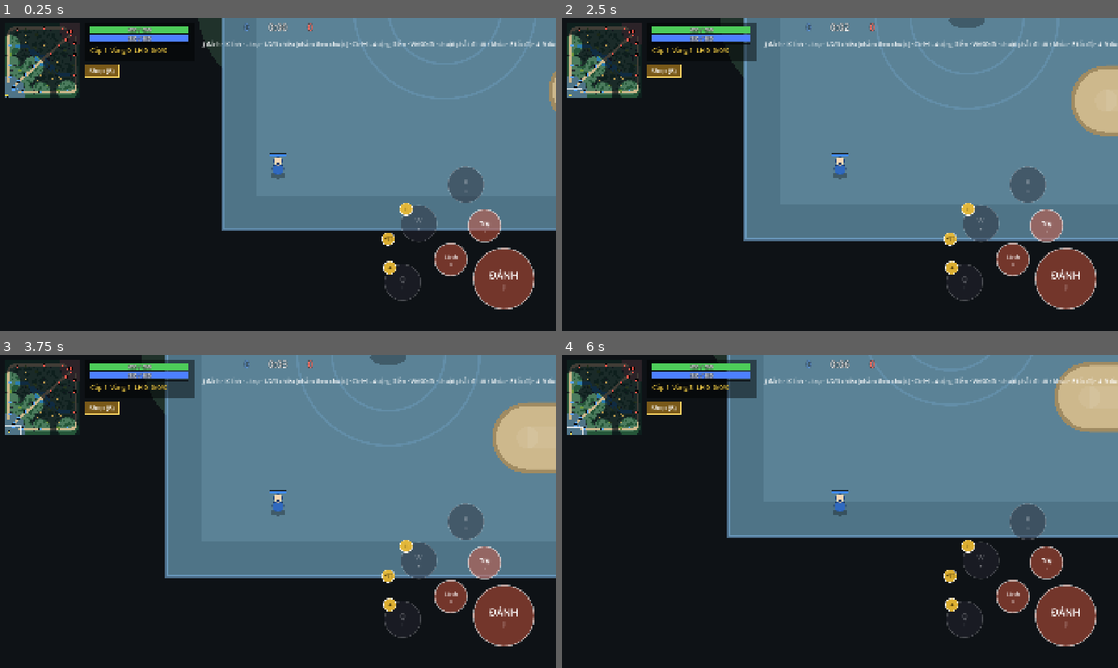
Above: before the commit, frames 1-4 (two rows, left to right).
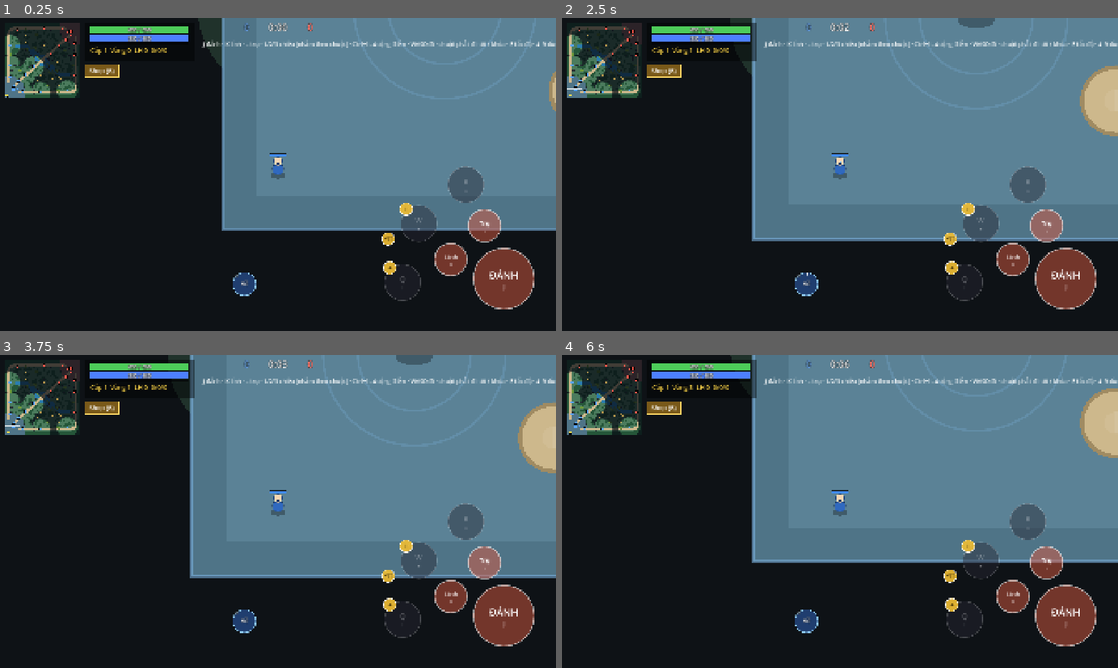
Above: after the commit, the same moments.

Repository: langhoangtien/clash-born-v2
Game: Godot game, scene res://app/match_scene.tscn
Two runs of this game, one before a commit and one after it. Both use one fixed random seed, a clock stepped at 60 frames per second and the inputs below. This scene is started directly instead of the project's main scene.
Inputs (mouse positions are in pixels of both pictures, inside the frame that each line leads up to):
- Up to frame 1 (0.25 s): no input
- Up to frame 2 (2.5 s): tap Enter at 0.5 s; drag from (656, 255) to (895, 105) at 0.52 s; drag from (1023, 237) to (812, 237) at 1.27 s; move the mouse to (1023, 237) at 2.02 s; hold D from 2.03 s (still down); tap 0 at 2.1 s; click (1023, 237) at 2.17 s; tap H at 2.3 s
- Up to frame 3 (3.75 s): release D at 2.75 s; drag from (44, 398) to (111, 464) at 2.77 s; drag from (278, 511) to (305, 511) at 3.52 s
- Up to frame 4 (6 s): tap Space at 4.25 s; drag from (840, 511) to (756, 433) at 4.27 s; move the mouse to (840, 511) at 5.02 s; hold S 5.03-5.75 s; tap K at 5.1 s; click (840, 511) at 5.17 s; tap H at 5.3 s; drag from (756, 433) to (728, 527) at 5.77 s

The runs differ from the first frame. In frame 1, 0.3% of the frame differs, in the area x 41-47%, y 81-89%; in frame 2, 2.3%; in frame 3, 5.2%; in frame 4, 11%, in the area x 0-100%, y 0-89%.

Commit message:
D-104: về thành kiểu Liên Quân (RCL), bot về thành khi rút lui
Co-Authored-By: Claude Opus 5.5 <noreply@anthropic.com>
Claude-Session: https://claude.ai/code/session_01U9XXiwXKA4KHDW2xJbUPmE

Diff:
--- a/app/match_scene.gd
+++ b/app/match_scene.gd
@@ -14,7 +14,7 @@
 const ATTACK_KEYS: Array[Key] = [KEY_J, KEY_K, KEY_L]
 const SPEEDS: Array[int] = [1, 2, 4, 8]
 const MENU_SCENE: String = "res://app/main.tscn"
-const HELP: String = "J đánh · K lính · L trụ · 1/2/3 chiêu (nhắm theo chuột) · Ctrl+1..4 cộng điểm · WASD đi · chuột phải: đi tới / khóa · F tốc độ · 4–9 dùng đồ · B shop · F2 ký hiệu map · Esc"
+const HELP: String = "J đánh · K lính · L trụ · 1/2/3 chiêu (nhắm theo chuột) · Ctrl+1..4 cộng điểm · WASD đi · chuột phải: đi tới / khóa · F tốc độ · 4–9 dùng đồ · H về thành · B shop · F2 ký hiệu map · Esc"
 
 @onready var map_view: MapView = $MapView
 @onready var units_view: UnitsView = $UnitsView
--- a/app/skill_controls.gd
+++ b/app/skill_controls.gd
@@ -26,6 +26,7 @@
 	talents.visible = false
 	if items != null:
 		items.item_tapped.connect(func(i: int) -> void: input.press_skill(Items.SLOT_BASE + i))  # ITM-07
+		items.recall_pressed.connect(func() -> void: world.submit(Command.recall(hero.id)))  # RCL-01
 		items.item_aimed.connect(func(i: int, aim: Vector2) -> void: input.press_skill_aimed(Items.SLOT_BASE + i, aim))
 		items.aim_changed.connect(func(i: int, aim: Vector2, active: bool) -> void: _show_aim(Items.SLOT_BASE + i, aim, active))
 
@@ -99,10 +100,15 @@
 		var ok: bool = Abilities.problem(world, hero, a) == Abilities.Problem.NONE
 		view.append([it.index, ItemButtons.short_name(it.def.display_name), cd, it.charges if it.def.charges > 0 else -1, ok])
 	items.item_view = view
+	var total: int = SimClock.seconds_to_ticks(world.balance.recall_time)
+	items.recall_progress = clampf(float(world.tick - hero.recall_start_tick) / maxf(1.0, total), 0.0, 1.0) if hero.recall_until_tick >= 0 else -1.0
 	items.queue_redraw()
 
 
 func handle_key(key: InputEventKey, cursor: Vector2) -> bool:
+	if key.keycode == KEY_H and not key.ctrl_pressed:
+		world.submit(Command.recall(hero.id))  # RCL-01
+		return true
 	var item_key: int = [KEY_4, KEY_5, KEY_6, KEY_7, KEY_8, KEY_9].find(key.keycode)
 	if item_key >= 0 and not key.ctrl_pressed and items != null:
 		var slot: int = items.slot_for_button(item_key)  # D-89: phím 4..9 = nút đồ chủ động thứ 1..6
--- a/content/balance/balance_settings.tres
+++ b/content/balance/balance_settings.tres
@@ -50,6 +50,7 @@
 attack_search_bonus = 100.0
 lock_break_range = 1400.0
 fountain_radius = 600.0
+recall_time = 8.0
 fountain_attack_radius = 600.0
 fountain_regen = 0.05
 fountain_damage = 300.0
--- a/sim/bots/bot_controller.gd
+++ b/sim/bots/bot_controller.gd
@@ -33,13 +33,15 @@
 	_level_up(world, e)
 	_shop(world, e)
 	b.mode = choose(world, e)
+	if e.recall_until_tick >= 0 and (b.mode == Mode.RETREAT or b.mode == Mode.RALLY and _hp(e) < world.balance.bot_recover_hp):
+		return  # RCL: đang về thành, không ra lệnh khác (lệnh mới sẽ hủy)
 	if b.mode != Mode.RECOVER and BotSkills.try_cast(world, e, _enemy_hero(world, e)):
 		return  # BOT-13
 	match b.mode:
 		Mode.ESCAPE_TOWER:
 			_go(world, e, escape_point(world, e))
 		Mode.RETREAT:
-			_go(world, e, world.map.fountain_point(e.team))
+			_retreat(world, e)
 		Mode.RECOVER:
 			_hold(world, e)
 		Mode.TRADE, Mode.KILL:
@@ -279,6 +281,19 @@
 	world.submit(Command.attack(e.id, t.id))
 
 
+## BOT-02 + RCL (D-104): xa nhà, không thấy hero địch trong 1500 và 2 s chưa bị đánh → về thành;
+## không thì đi bộ về.
+func _retreat(world: World, e: Entity) -> void:
+	var home: Vector2 = world.map.fountain_point(e.team)
+	var foe: Entity = _enemy_hero(world, e)
+	var quiet: bool = world.tick - e.bot.last_hurt_tick > 60 and (foe == null or foe.position.distance_to(e.position) > 1500.0)
+	if e.position.distance_to(home) > 2500.0 and quiet and Rules.can_use_item(e):
+		if e.recall_until_tick < 0:
+			world.submit(Command.recall(e.id))
+		return
+	_go(world, e, home)
+
+
 ## BOT-01: điểm an toàn gần nhất phía nhà (lùi ra khỏi vùng mọi trụ đang đe dọa, rồi về nhà).
 func escape_point(world: World, e: Entity) -> Vector2:
 	var home: Vector2 = world.map.fountain_point(e.team)
--- a/sim/commands/command.gd
+++ b/sim/commands/command.gd
@@ -3,7 +3,7 @@
 ## Yêu cầu từ người chơi, bot hoặc controller (ARCHITECTURE mục 1). Không đổi trận
 ## trực tiếp; CommandSystem kiểm tra rồi mới thành Order (CMD-01..05).
 
-enum Type { MOVE_TO, MOVE_DIR, STOP, ATTACK, ATTACK_AUTO, CAST, LEVEL_UP, CHOOSE_TALENT, BUY, SELL }
+enum Type { MOVE_TO, MOVE_DIR, STOP, ATTACK, ATTACK_AUTO, CAST, LEVEL_UP, CHOOSE_TALENT, BUY, SELL, RECALL }
 enum Reject { NONE, UNKNOWN_UNIT, POINT_OUTSIDE_MAP, BAD_DIRECTION, BAD_TARGET, UNIT_DEAD,
 	NOT_LEARNED, ON_COOLDOWN, NO_MANA, CANNOT_CAST, NO_SKILL_POINT, CANNOT_LEVEL,
 	CANNOT_CHOOSE_TALENT, BAD_ITEM, NOT_ENOUGH_GOLD, INVENTORY_FULL, NOT_IN_SHOP, NOT_YET, SOLD_OUT, OUT_OF_STOCK }
@@ -110,6 +110,15 @@
 	c.lock = lock
 	c.mode = mode
 	c.slot = slot
+	c.item_id = item_id
+	return c
+
+
+## RCL-01: về thành (đứng kênh `recall_time` giây rồi về fountain).
+static func recall(id: int) -> Command:
+	var c: Command = Command.new()
+	c.type = Type.RECALL
+	c.entity_id = id
 	return c
 
 
--- a/sim/content/rule_catalog.gd
+++ b/sim/content/rule_catalog.gd
@@ -20,7 +20,7 @@
 	"kill_credited", "structure_destroyed", "unit_spawned", "gold_changed", "level_up",
 	"skill_leveled", "talent_chosen", "dash_finished", "projectile_hit", "item_used",
 	"knockback_finished", "dispelled", "attack_target_changed", "innate_ranked", "mana_burned",
-	"lethal_damage", "reincarnated",
+	"lethal_damage", "reincarnated", "recall_started", "recall_cancelled", "recall_finished",
 ]
 
 ## EFF-09: dữ liệu sự kiện dùng được trong biểu thức (`event.damage`…).
--- a/sim/core/balance_settings.gd
+++ b/sim/core/balance_settings.gd
@@ -155,6 +155,8 @@
 
 @export_group("Fountain (STR-04)")
 @export var fountain_radius: float
+## RCL-01: thời gian kênh về thành (giây).
+@export var recall_time: float
 ## STR-04 (D-101): fountain chỉ bắn hero địch trong bán kính này (nhỏ hơn vùng hồi máu) để đánh được nhà chính.
 @export var fountain_attack_radius: float
 ## Phần máu/mana tối đa hồi mỗi giây.
--- a/sim/systems/command_system.gd
+++ b/sim/systems/command_system.gd
@@ -26,6 +26,11 @@
 				Progression.spend_point(world, unit, command.slot)  # không đổi lệnh hiện tại
 			else:
 				Progression.choose_talent(world, unit, command.slot)
+			world.command_log.append(command)
+			continue
+		unit.recall_until_tick = -1  # RCL-02: lệnh mới hủy về thành
+		if command.type == Command.Type.RECALL:
+			Recall.start(world, unit)
 			world.command_log.append(command)
 			continue
 		var order: Order = _order_for(world, command, unit)
@@ -88,6 +93,8 @@
 		return Shop.buy_problem(world, unit, command.item_id)
 	if command.type == Command.Type.SELL:
 		return Shop.sell_problem(unit, command.slot)
+	if command.type == Command.Type.RECALL and (unit.kind != Entity.Kind.HERO or not Rules.can_use_item(unit)):
+		return Command.Reject.CANNOT_CAST
 	return Command.Reject.NONE
 
 
--- /dev/null
+++ b/sim/systems/recall.gd
@@ -0,0 +1,36 @@
+class_name Recall
+extends SimSystem
+## RCL-01..02 (pha DAMAGE, sau DamageSystem): về thành — kênh rồi dịch chuyển về fountain.
+
+
+static func start(world: World, e: Entity) -> void:
+	e.order = Order.idle()
+	e.queued_order = null
+	e.path = PackedVector2Array()
+	e.path_index = 0
+	e.attack_phase = Entity.AttackPhase.NONE
+	e.recall_start_tick = world.tick
+	e.recall_until_tick = world.tick + SimClock.seconds_to_ticks(world.balance.recall_time)
+	world.emit(&"recall_started", e.id, e.id)
+
+
+func run(world: World) -> void:
+	for e: Entity in world.entities:
+		if e.recall_until_tick < 0:
+			continue
+		if not e.alive or not Rules.can_use_item(e) or _hurt(world, e):
+			e.recall_until_tick = -1
+			world.emit(&"recall_cancelled", e.id, e.id)
+		elif world.tick >= e.recall_until_tick:
+			e.recall_until_tick = -1
+			var home: Vector2 = world.map.fountain_point(e.team) if world.map != null else e.position
+			e.position = world.navigation(e.radius).nearest_clear(home) if world.map != null else home
+			e.order = Order.idle()
+			world.emit(&"recall_finished", e.id, e.id)
+
+
+static func _hurt(world: World, e: Entity) -> bool:
+	for ev: GameEvent in world.events:
+		if ev.type == &"damage_taken" and ev.target_id == e.id and ev.amount > 0.0:
+			return true
+	return false
--- a/sim/world/entity.gd
+++ b/sim/world/entity.gd
@@ -45,6 +45,9 @@
 var respawn_tick: int = -1
 ## DTH-02: đang nằm chờ tái sinh tới tick này (-1 = không).
 var reincarnate_tick: int = -1
+## RCL: đang kênh về thành tới tick này (-1 = không).
+var recall_until_tick: int = -1
+var recall_start_tick: int = -1
 ## BOT: hero do bot điều khiển (null = người chơi / không phải hero).
 var bot: BotState
 ## Hero: dữ liệu gốc (BOT-14 thứ tự nâng điểm, lên đồ).
--- a/sim/world/world.gd
+++ b/sim/world/world.gd
@@ -86,6 +86,7 @@
 	add_system(AttackSystem.new(), Phase.ATTACK)
 	add_system(FountainSystem.new(), Phase.ATTACK)
 	add_system(DamageSystem.new(), Phase.DAMAGE)
+	add_system(Recall.new(), Phase.DAMAGE)  # sau DamageSystem: trúng sát thương tick này thì hủy
 	add_system(TriggerSystem.new(), Phase.TRIGGER)
 	add_system(DeathSystem.new(), Phase.DEATH)
 	add_system(EconomySystem.new(), Phase.SPAWN)
@@ -210,7 +211,7 @@
 	for e: Entity in entities:
 		ctx.update(PackedInt64Array([e.id, e.team, e.kind, e.order.type, int(e.order.finished), e.order.target_id,
 			int(e.alive), int(e.locked), int(e.returning), int(e.has_origin), e.aggro_target_id, e.aggro_until_tick, e.attack_phase, e.attack_target_id, e.attack_start_tick, e.attack_release_tick, e.next_attack_tick,
-			e.lock_target_id, e.respawn_tick, e.gold, e.last_hits, e. …(178 unchanged characters)… arnate_tick, e.expire_tick, e.creep_tier]).to_byte_array())
+			e.lock_target_id, e.respawn_tick, e.gold, e.last_hits, e. …(178 unchanged characters)… arnate_tick, e.expire_tick, e.creep_tier, e.recall_until_tick, e.recall_start_tick]).to_byte_array())
 		ctx.update(PackedFloat64Array([e.position.x, e.position.y, e.radius, e.health, e.mana,
 			e.order.point.x, e.order.point.y, e.order.direction.x, e.order.direction.y,
 			e.chase_origin.x, e.chase_origin.y, e.xp]).to_byte_array())
--- a/tests/sim/bots/test_bot_basics.gd
+++ b/tests/sim/bots/test_bot_basics.gd
@@ -86,3 +86,15 @@
 	var h: PackedByteArray = w.state_hash()
 	bot.bot.trade_until_tick += 7
 	assert_true(w.state_hash() != h, "D-30: trạng thái bot trong hash")
+
+
+func test_BOT_21_recalls_when_far_and_quiet() -> void:
+	var w: World = _world()
+	var bot: Entity = _bot(w, _map.world_size() * 0.5)
+	bot.health = bot.stats.get_stat(StatId.Id.MAX_HP) * 0.2
+	var started: bool = false
+	for i: int in range(12 * 30):
+		w.step()
+		started = started or bot.recall_until_tick >= 0
+	assert_true(started, "xa nhà, yên tĩnh: về thành")
+	assert_true(bot.position.distance_to(_map.fountain_point(1)) < 700.0, "đã về fountain")
--- a/tests/sim/bots/test_bot_invariants.gd
+++ b/tests/sim/bots/test_bot_invariants.gd
@@ -51,7 +51,7 @@
 			if unsafe[e.id] > 30:
 				return "%s INV-06: bot đội %d ở chỗ không an toàn > 1 s (mode %s)" % [MatchHud.clock_text(w.tick), e.team, Mode.keys()[e.bot.mode]]
 			var moved: bool = e.position.distance_to(last.get(e.id, Vector2.INF)) > 0.5
-			var busy: bool = e.attack_phase != Entity.AttackPhase.NONE or e.cast != null or not Rules.can_move(e)
+			var busy: bool = e.attack_phase != Entity.AttackPhase.NONE or e.cast != null or not Rules.can_move(e) or e.recall_until_tick >= 0
 			still[e.id] = 0 if moved or busy or e.bot.mode == Mode.RECOVER else still.get(e.id, 0) + 1
 			last[e.id] = e.position
 			if still[e.id] > 60:
--- /dev/null
+++ b/tests/sim/systems/test_recall.gd
@@ -0,0 +1,77 @@
+extends TestCase
+## D-104: về thành (RCL-01..02).
+
+const MAP_PATH: String = "res://data/maps/clashborn.tres"
+const BALANCE_PATH: String = "res://content/balance/balance_settings.tres"
+
+static var _map: MapLayout
+static var _lib: ContentLibrary
+
+
+func _world() -> Array:
+	if _map == null:
+		_map = load(MAP_PATH) as MapLayout
+		_lib = ContentLibrary.load_dir()
+	var w: World = World.new(1, load(BALANCE_PATH) as BalanceSettings)
+	w.map = _map
+	w.add_system(MovementSystem.new(), World.Phase.MOVEMENT)
+	var h: Entity = UnitFactory.hero(w, _lib.heroes[&"brakk"], 0, w.navigation(32.0).nearest_clear(_map.world_size() * 0.5))
+	return [w, h]
+
+
+func _steps(w: World, n: int) -> void:
+	for i: int in range(n):
+		w.step()
+
+
+func _events(w: World, type: StringName) -> int:
+	return w.events.filter(func(ev: GameEvent) -> bool: return ev.type == type).size()
+
+
+func test_RCL_01_channel_then_teleport_home() -> void:
+	var s: Array = _world()
+	var w: World = s[0]
+	var h: Entity = s[1]
+	var spot: Vector2 = h.position
+	w.submit(Command.recall(h.id))
+	w.step()
+	assert_eq(_events(w, &"recall_started"), 1)
+	_steps(w, 8 * 30 - 2)
+	assert_eq(h.position, spot, "đứng yên trong lúc kênh")
+	_steps(w, 2)
+	assert_true(h.position.distance_to(_map.fountain_point(0)) < 100.0, "8 s thì về fountain")
+
+
+func test_RCL_02_cancelled_by_new_order_damage_or_stun() -> void:
+	var s: Array = _world()
+	var w: World = s[0]
+	var h: Entity = s[1]
+	w.submit(Command.recall(h.id))
+	_steps(w, 30)
+	w.submit(Command.move_to(h.id, h.position + Vector2(200, 0)))
+	_steps(w, 9 * 30)
+	assert_true(h.position.distance_to(_map.fountain_point(0)) > 2000.0, "đi là hủy")
+	w.submit(Command.recall(h.id))
+	_steps(w, 30)
+	var r: DamageRequest = DamageRequest.new()
+	r.source_id = -1
+	r.target_id = h.id
+	r.raw = 10.0
+	r.damage_type = DamageFormulas.DamageType.PURE
+	w.damage_requests.append(r)
+	w.step()
+	assert_eq(_events(w, &"recall_cancelled"), 1, "trúng sát thương là hủy")
+	assert_eq(h.recall_until_tick, -1)
+	w.submit(Command.recall(h.id))
+	_steps(w, 30)
+	Effects.apply(w, h, _lib.effects[&"stun"], null, {}, "1")
+	_steps(w, 2)
+	assert_eq(h.recall_until_tick, -1, "choáng là hủy")
+	Effects.apply(w, h, _lib.effects[&"stun"], null, {}, "1")
+	w.step()
+	w.submit(Command.recall(h.id))
+	w.step()
+	assert_eq(w.rejected_commands.size(), 1, "đang choáng không về thành được")
+	var hash1: PackedByteArray = w.state_hash()
+	h.recall_until_tick = 5
+	assert_true(w.state_hash() != hash1, "D-30")
--- a/view/hud/item_buttons.gd
+++ b/view/hud/item_buttons.gd
@@ -27,6 +27,12 @@
 ## M6.8b: kéo nút để nhắm (aim dài 0..1 của tầm), thả ra ngoài nút thì dùng.
 signal item_aimed(index: int, aim: Vector2)
 signal aim_changed(index: int, aim: Vector2, active: bool)
+## D-104: nút Về thành (bên trái cụm nút đồ).
+signal recall_pressed
+
+const RECALL_RADIUS: float = 40.0
+## APP đặt: phần thời gian kênh về thành đã qua 0..1, < 0 = không kênh.
+var recall_progress: float = -1.0
 
 ## APP đặt mỗi khung, mỗi nút một món chủ động theo thứ tự ô: [chỉ số ô, tên tắt, giây hồi, số lần dùng (-1 = không), dùng được].
 var item_view: Array = []
@@ -39,6 +45,10 @@
 func button_center(k: int) -> Vector2:
 	var q: Vector2 = size - MAIN_OFFSET + Vector2.from_angle(deg_to_rad(Q_ANGLE)) * Q_DISTANCE
 	return q + Vector2(-FIRST_GAP - k * SPACING, DROP)
+
+
+func recall_center() -> Vector2:
+	return Vector2(zone_rect().position.x - RECALL_RADIUS - 24.0, button_center(0).y)
 
 
 func button_at(local: Vector2) -> int:
@@ -63,7 +73,7 @@
 
 
 func _has_point(point: Vector2) -> bool:
-	return _press >= 0 or button_at(point) >= 0
+	return _press >= 0 or button_at(point) >= 0 or point.distance_to(recall_center()) <= RECALL_RADIUS
 
 
 ## PC: phím 4..9 = nút thứ k; trả về chỉ số ô đồ hoặc -1.
@@ -80,6 +90,11 @@
 
 
 func press_at(pointer: int, local: Vector2) -> void:
+	if local.distance_to(recall_center()) <= RECALL_RADIUS:
+		if pointer == MOUSE_POINTER and Taps._mouse_is_touch():
+			return  # D-102: click PC đã đến dạng chạm giả
+		recall_pressed.emit()
+		return
 	var k: int = button_at(local)
 	if k >= 0 and _press < 0 and item_view[k][4]:
 		_press = k
@@ -134,6 +149,13 @@
 
 
 func _draw() -> void:
+	var rc: Vector2 = recall_center()
+	draw_circle(rc, RECALL_RADIUS, Color(0.15, 0.3, 0.55, 0.75))
+	draw_arc(rc, RECALL_RADIUS, 0, TAU, 32, Color(0.6, 0.85, 1.0, 0.9), 3.0, true)
+	if recall_progress >= 0.0:
+		draw_arc(rc, RECALL_RADIUS - 6, -PI * 0.5, -PI * 0.5 + TAU * recall_progress, 32, Color(1, 1, 1, 0.95), 6.0, true)
+	_label(ThemeDB.fallback_font, rc, "Về", 20, Color.WHITE)
+	_label(ThemeDB.fallback_font, rc + Vector2(-RECALL_RADIUS * 0.7, -RECALL_RADIUS * 0.7), "H", 13, Color(1, 1, 1, 0.45))
 	var font: Font = ThemeDB.fallback_font
 	for k: int in range(mini(item_view.size(), MAX)):
 		var c: Vector2 = button_center(k)
--- a/view/units/units_view.gd
+++ b/view/units/units_view.gd
@@ -135,6 +135,10 @@
 		_draw_placeholder(e, at, Color(color, 0.45) if faded(e) else color, height)
 	if e.creep_tier > 0:  # CRP-12: lính siêu cấp (vòng bạc) / siêu lính (vòng vàng)
 		draw_arc(at - Vector2(0, height * 0.32), e.radius * 1.1, 0, TAU, 24, Color(0.85, 0.85, 0.95) if e.creep_tier == 1 else Color(1, 0.8, 0.2), 3.0, true)
+	if e.recall_until_tick >= 0:  # RCL: vòng kênh về thành
+		var total: float = maxf(1.0, e.recall_until_tick - e.recall_start_tick)
+		var done: float = clampf((world.tick - e.recall_start_tick) / total, 0.0, 1.0)
+		draw_arc(at, e.radius * 1.8, -PI * 0.5, -PI * 0.5 + TAU * done, 32, Color(0.5, 0.8, 1.0, 0.9), 5.0, true)
 	StateMarks.draw(self, e, at, height, world.tick)
 	_draw_health(e, at - Vector2(0, height + 14), color)
 
Not shown, added: sim/systems/recall.gd.uid
Not shown, added: tests/sim/systems/test_recall.gd.uid
Not shown, changed: docs/DECISIONS.md
Not shown, changed: docs/GAME_RULES.md
